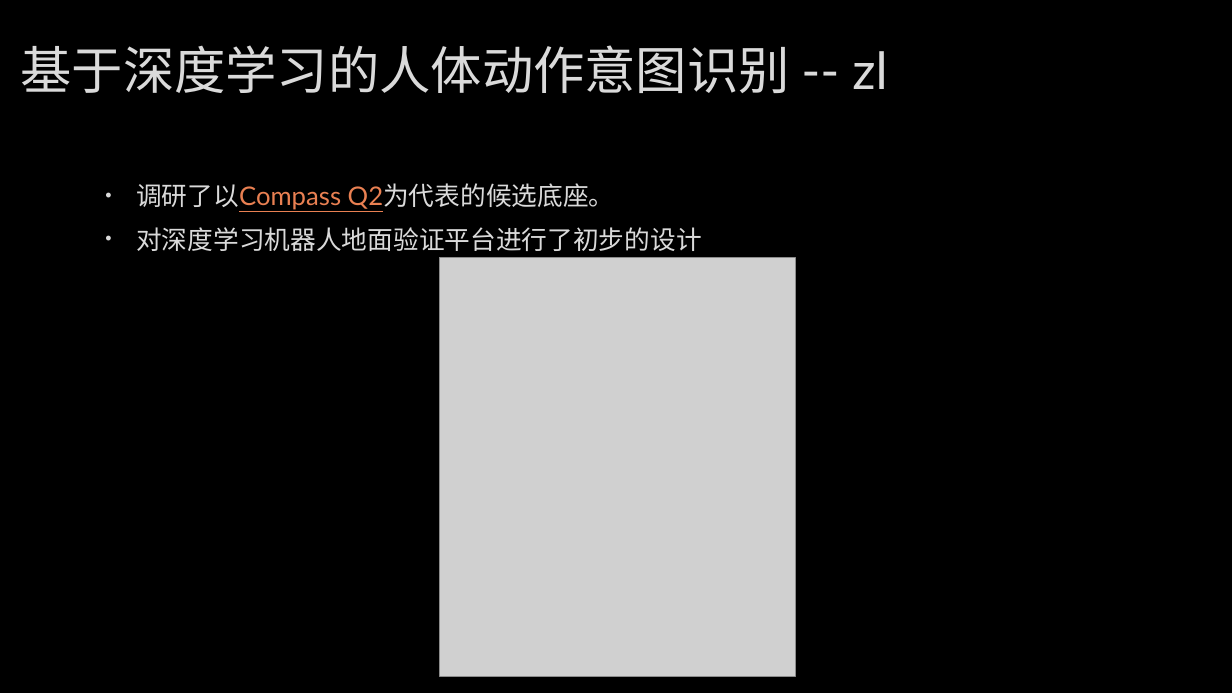
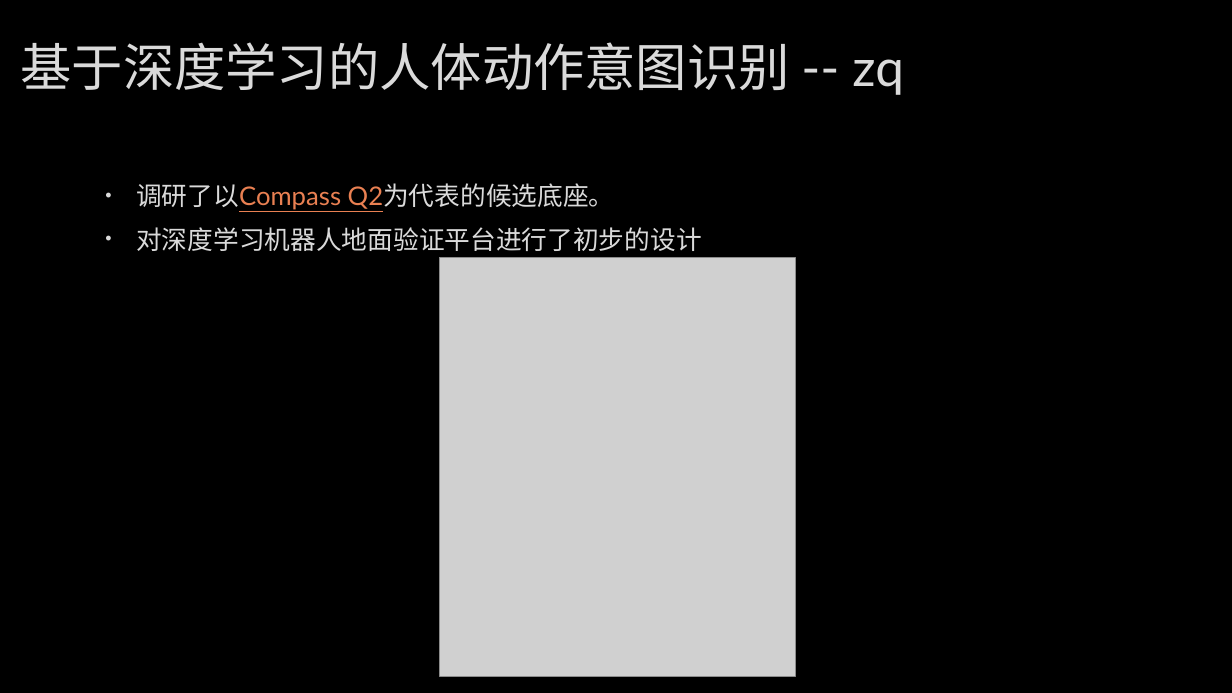
Before and after one commit to linzbot/4WD_on_Moon, a slide deck: slide 5 of Docs/201803.pptx. Drawn at 1232x693 pixels with LibreOffice and Linux fonts; fonts in the diff are those of the drawing; grey boxes stand for pictures; background and template pictures are left out. Boxes give left, top, right and bottom in pixels: in the first picture for what was removed or moved away, otherwise in the second. Text is boxed around its words. In the diff, an @@ line names an element or a change of style, - is before the commit and + after.

Commit message:
修正名字

```diff
--- a/Docs/201803.pptx
+++ b/Docs/201803.pptx
@@ title at (21,42,904,95): text changed @@
-基于深度学习的人体动作意图识别 -- zl
+基于深度学习的人体动作意图识别 -- zq
```
